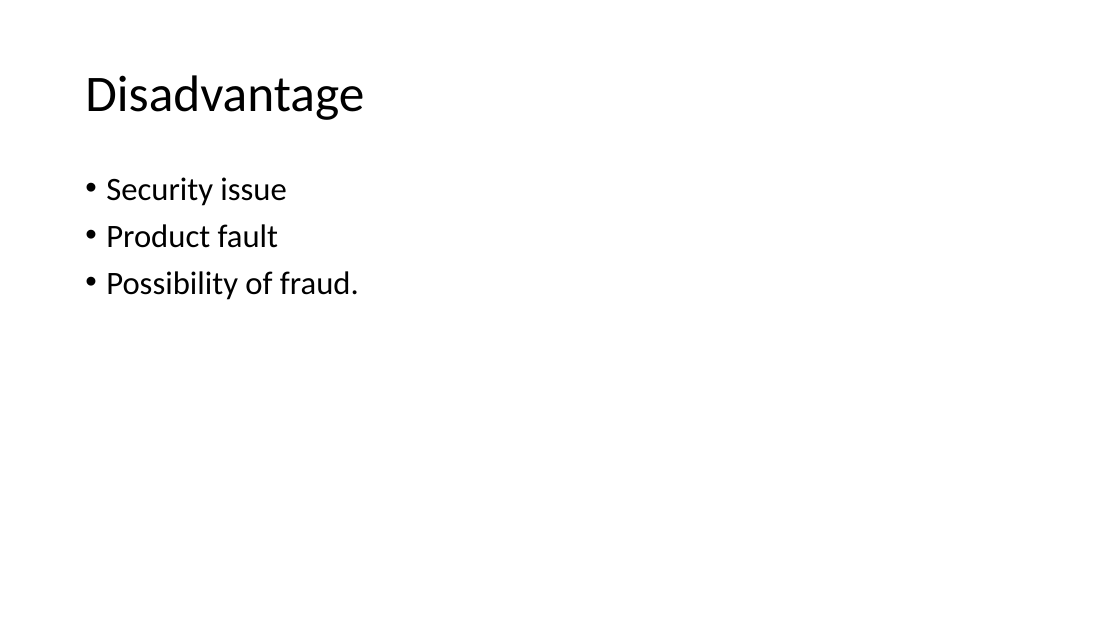
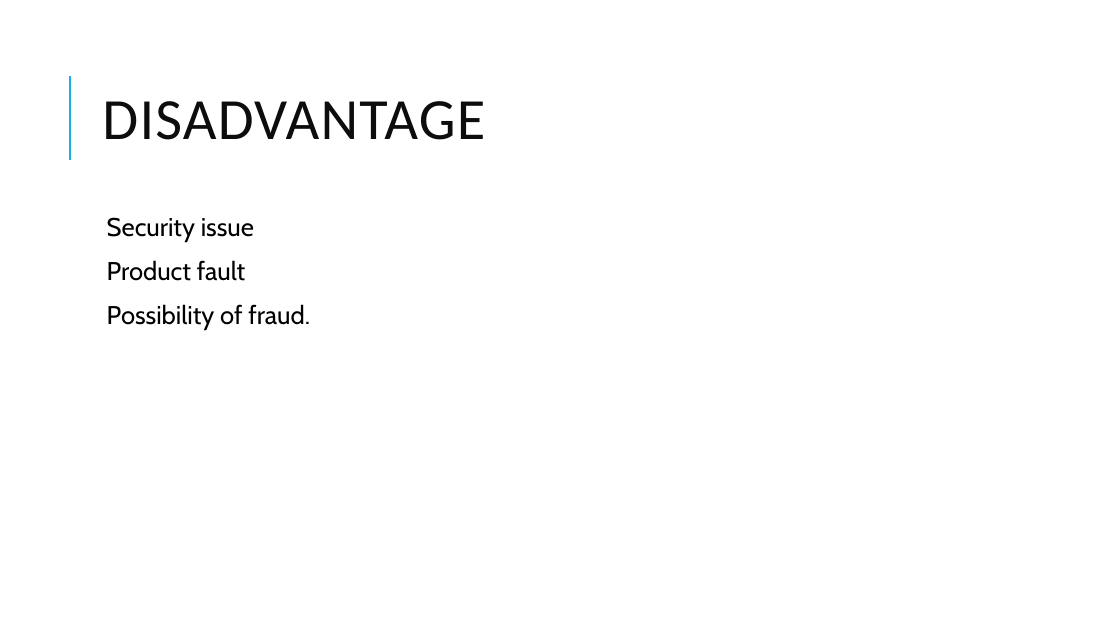
Before and after one commit to admondtamang/e-commerce-cp, a slide deck: slide 5 of E-commerce site.pptx. Drawn at 1120x630 pixels with LibreOffice and Linux fonts; fonts in the diff are those of the drawing. Boxes give left, top, right and bottom in pixels: in the first picture for what was removed or moved away, otherwise in the second. Text is boxed around its words. In the diff, an @@ line names an element or a change of style, - is before the commit and + after.

```diff
--- a/E-commerce site.pptx
+++ b/E-commerce site.pptx
@@ line added from (70, 160) to (70, 76), #1CADE4 1.5 pt @@
@@ title at [102,101,485,140]: text changed; size 44 to 50 pt; text colour #000000 to #0D0D0D @@
-Disadvantage
+DISADVANTAGE
@@ text "Security issue": place and size @@
-text "Security issue" at [106,177,359,300]
+text "Security issue" at [107,217,310,330]
@@ text "Security issue" at [107,217,310,330]: size 28 to 22 pt, font Calibri to Cabin; bullet • to  ; more space between paragraphs @@
```
Also in this commit, not shown: 6 other slides changed, 8 slides added, 43 other files.
